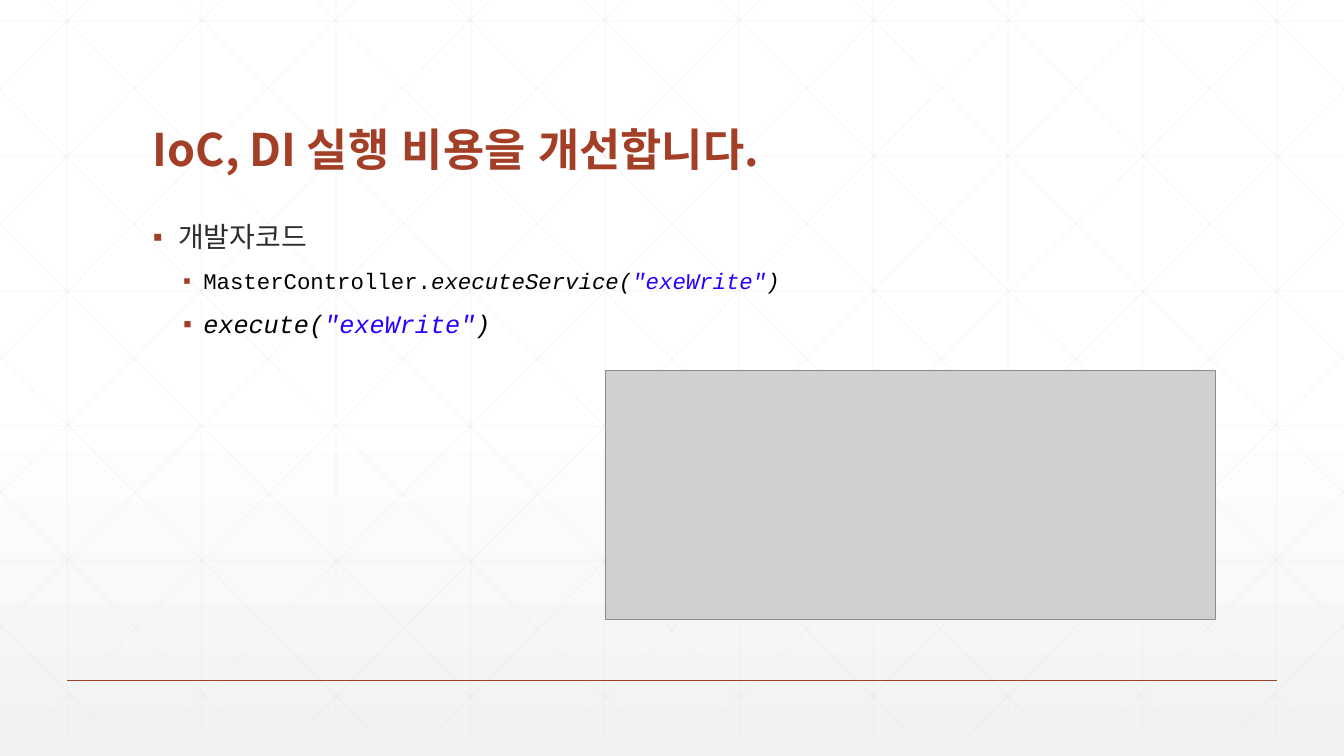
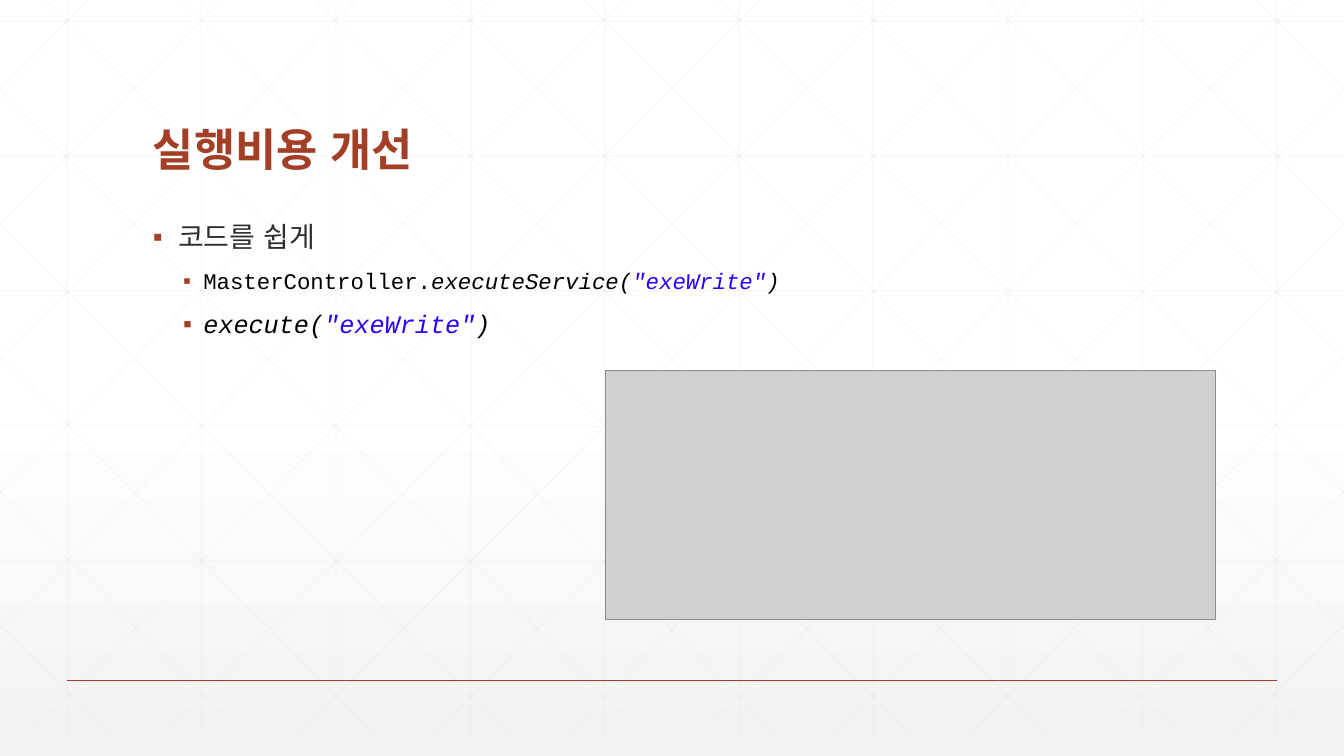
Before and after one commit to zeroshift01/code5, a slide deck: slide 3 of inflearn04/doc/3.(심화)IoC DI 실행비용을 개선합니다.pptx (slide 2 before the commit). Drawn at 1344x756 pixels with LibreOffice and Linux fonts; fonts in the diff are those of the drawing; grey boxes stand for pictures. Boxes give left, top, right and bottom in pixels: in the first picture for what was removed or moved away, otherwise in the second. Text is boxed around its words. In the diff, an @@ line names an element or a change of style, - is before the commit and + after.

```diff
--- a/inflearn04/doc/3.(심화)IoC DI 실행비용을 개선합니다.pptx
+++ b/inflearn04/doc/3.(심화)IoC DI 실행비용을 개선합니다.pptx
@@ title at (153,128,412,170): text changed @@
-IoC, DI 실행 비용을 개선합니다.
+실행비용 개선
@@ text at (178,224,315,249): text changed @@
-▪ 개발자코드
+▪ 코드를 쉽게
```
Also in this commit, not shown: 5 other slides changed, 9 other files.
